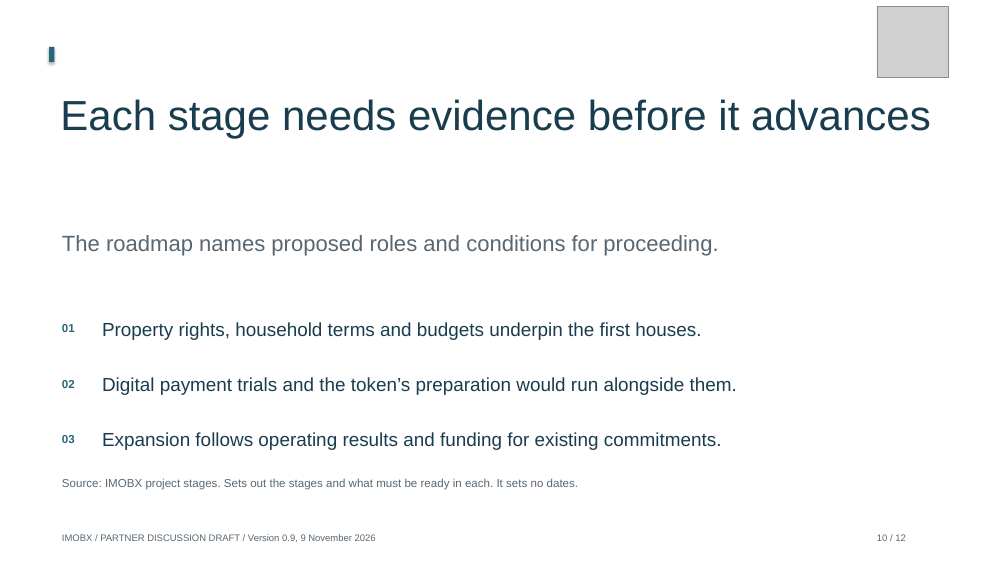
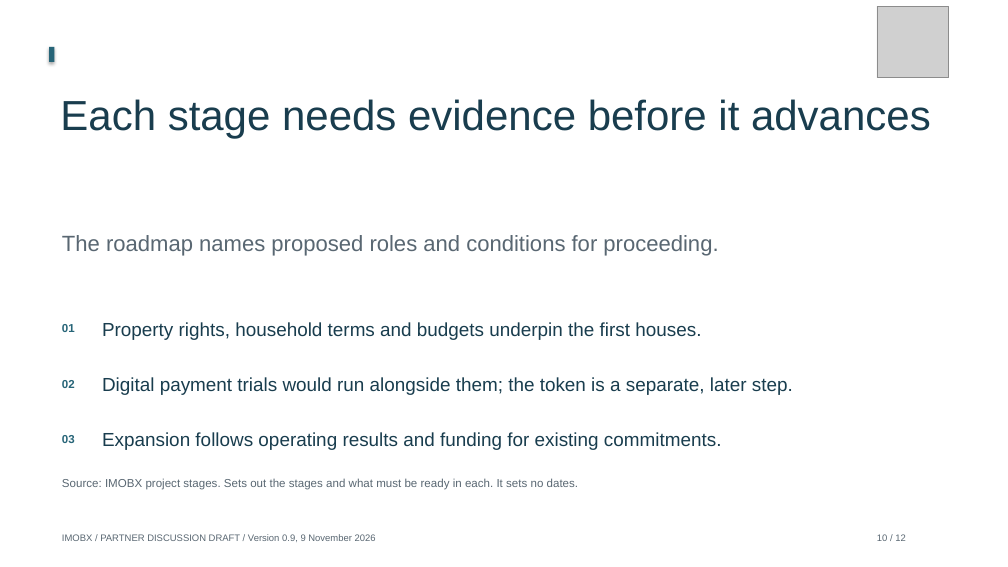
Before and after one commit to Siah-kin/imobx-website, a slide deck: slide 10 of pitchdeck.pptx. Drawn at 1008x567 pixels with LibreOffice and Linux fonts; fonts in the diff are those of the drawing; grey boxes stand for pictures. Boxes give left, top, right and bottom in pixels: in the first picture for what was removed or moved away, otherwise in the second. Text is boxed around its words. In the diff, an @@ line names an element or a change of style, - is before the commit and + after.

```diff
--- a/pitchdeck.pptx
+++ b/pitchdeck.pptx
@@ text at <box>102,377,793,395</box>: text changed @@
-Digital payment trials and the token’s preparation would run alongside them.
+Digital payment trials would run alongside them; the token is a separate, later step.
```
Also in this commit, not shown: 2 other slides changed, 47 other files.
